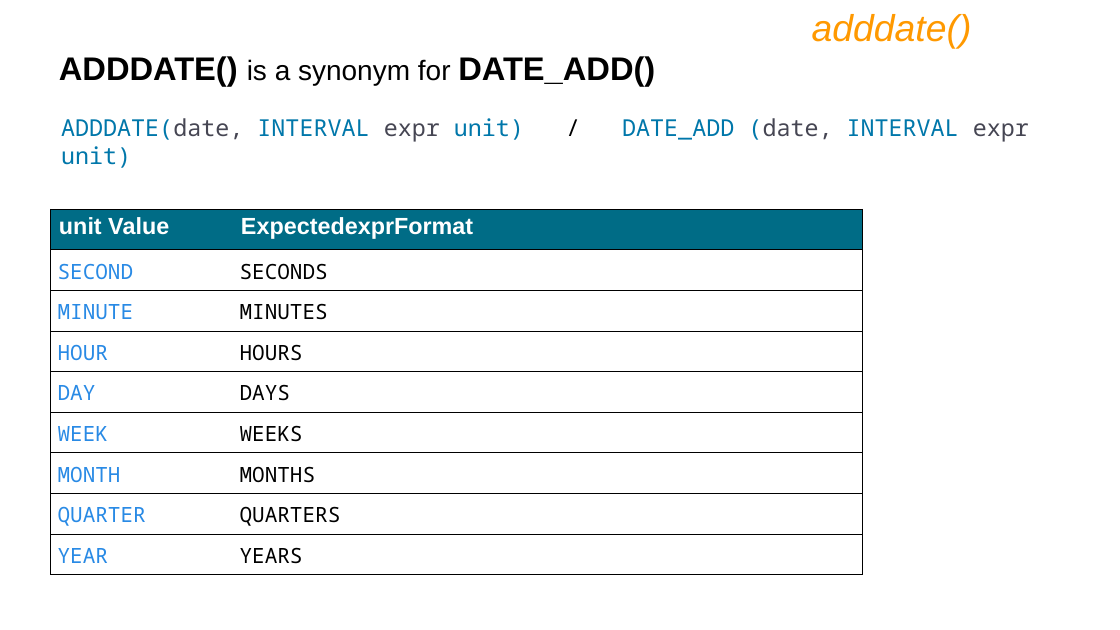
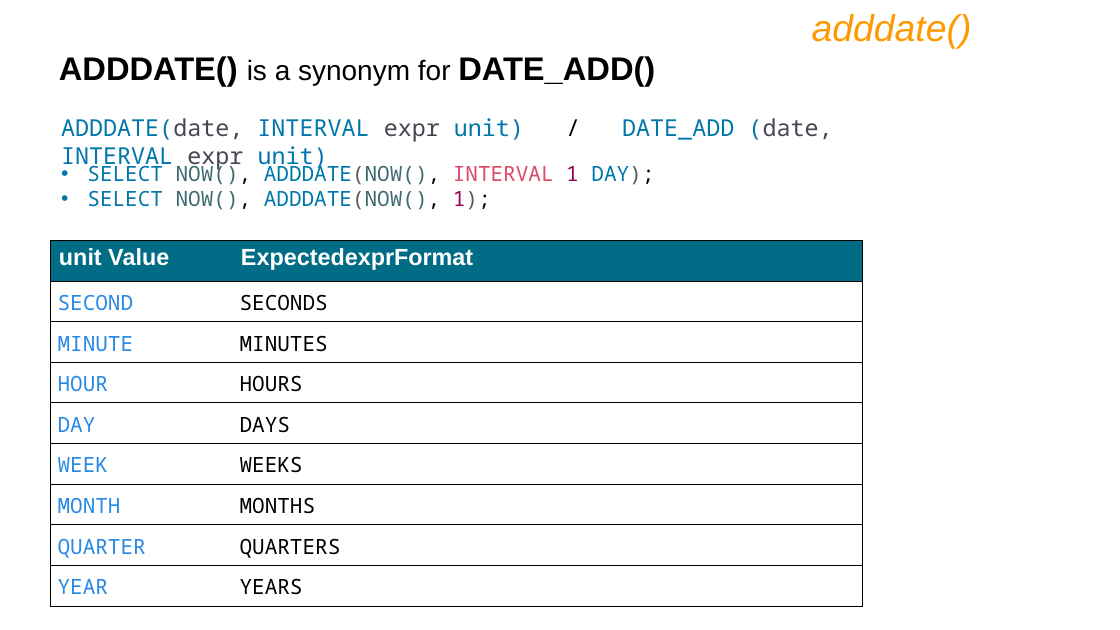
Before and after one commit to Nilesh-Parit/DBT, a slide deck: slide 109 of IET MySQL PPT Ver9.pptx. Drawn at 1120x630 pixels with LibreOffice and Linux fonts; fonts in the diff are those of the drawing. Boxes give left, top, right and bottom in pixels: in the first picture for what was removed or moved away, otherwise in the second. Text is boxed around its words. In the diff, an @@ line names an element or a change of style, - is before the commit and + after.

```diff
--- a/IET MySQL PPT Ver9.pptx
+++ b/IET MySQL PPT Ver9.pptx
@@ text "ADDDATE(date, INTERVAL expr unit) / ..." rewrapped from bbox=[61, 118, 1029, 142] to bbox=[61, 118, 832, 142] @@
@@ text added at bbox=[87, 161, 654, 210], 18 pt, text #0077AA @@
+• SELECT NOW(), ADDDATE(NOW(), INTERVAL 1 DAY);
+• SELECT NOW(), ADDDATE(NOW(), 1);
@@ table: place and size @@
-table at bbox=[50, 209, 863, 575]
+table at bbox=[50, 240, 863, 606]
```
Also in this commit, not shown: 8 other slides changed, 108 slides added.
